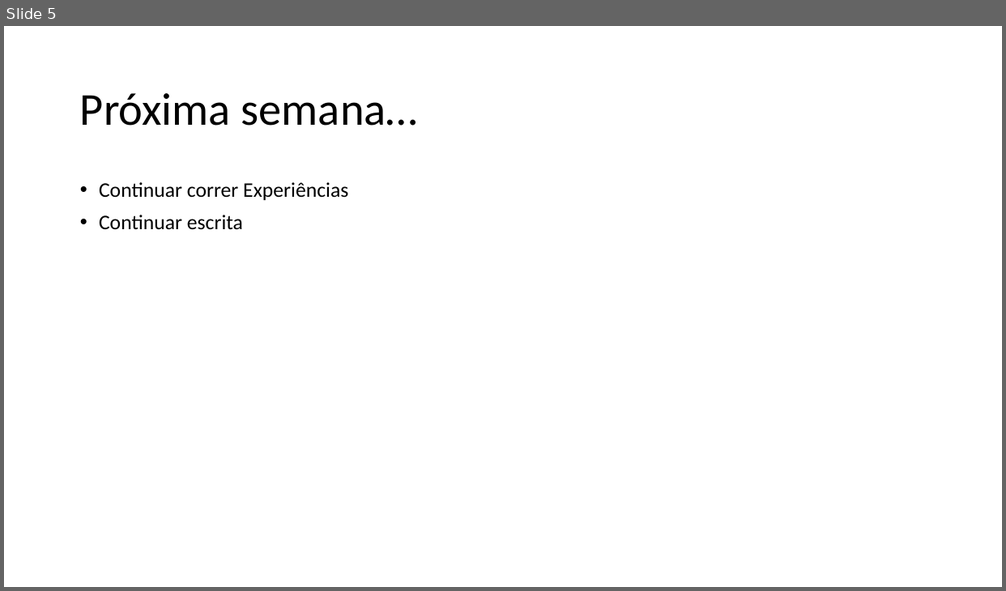
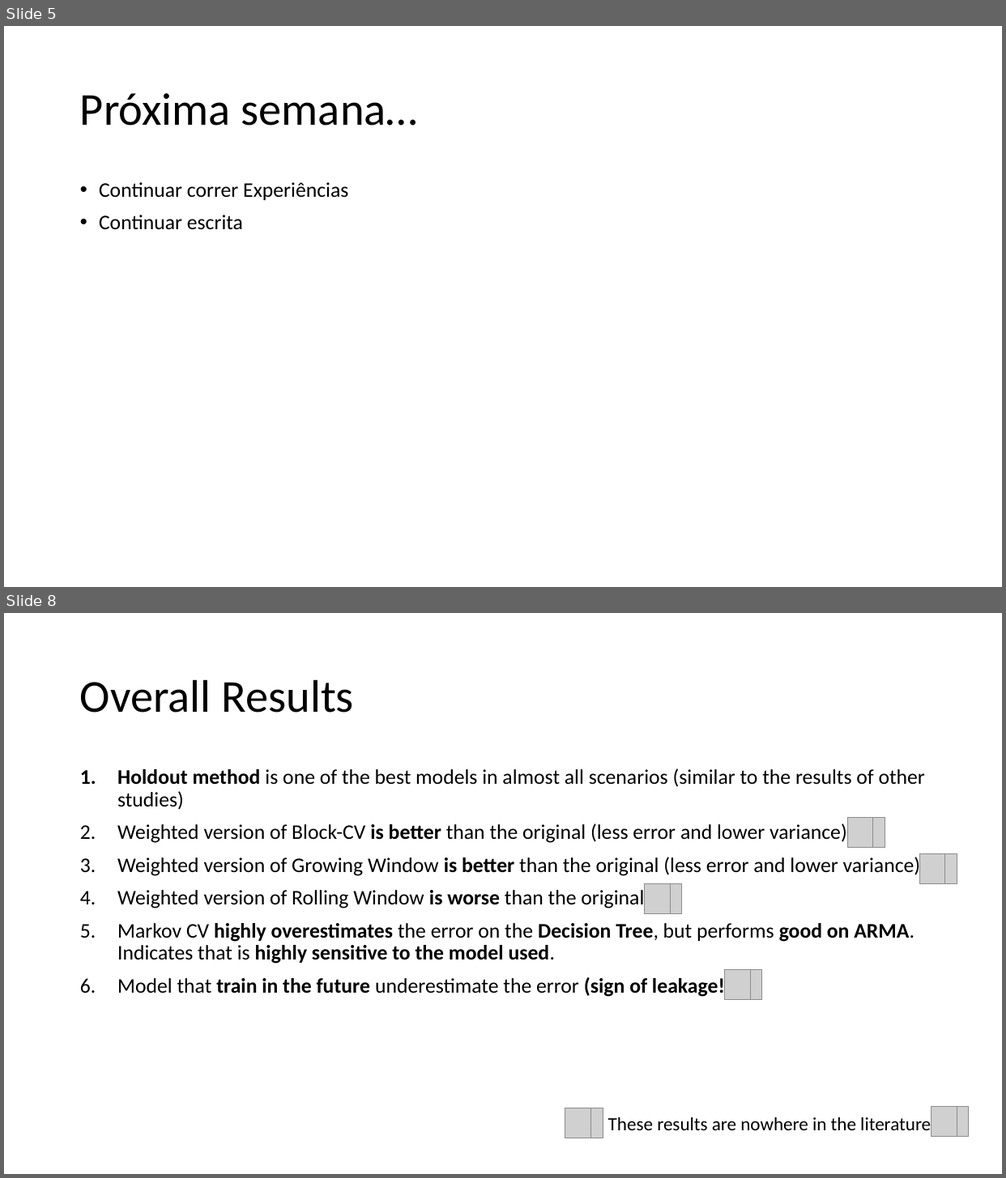
Before and after one commit to MiguelLoureiro98/timecave, a slide deck: papers/.ppt/TimeSeriesCV_26072024.pptx. Shown one above the other, each under a label of ours: slide 5 before the commit, slides 5 and 8 after it; the slides between them are not shown. The pictures are 1006x591 and 1006x1178 pixels, drawn with LibreOffice and Linux fonts; fonts in the diff are those of the drawing; grey boxes stand for pictures. Boxes give left, top, right and bottom in pixels: in the first picture for what was removed or moved away, otherwise in the second. Text is boxed around its words. In the diff, an @@ line names an element or a change of style, - is before the commit and + after.

```diff
--- a/papers/.ppt/TimeSeriesCV_26072024.pptx
+++ b/papers/.ppt/TimeSeriesCV_26072024.pptx
@@ slide 8 added at [4,613,1002,1174], background #FFFFFF @@
@@ title added at [80,679,354,713], 44 pt, text #000000 @@
+Overall Results
@@ text added at [117,769,925,998], 20 pt, text #000000 @@
+1. Holdout method is one of the best models in almost all scenarios (similar to the results of other studies)
+2. Weighted version of Block-CV is better than the original (less error and lower variance)
+3. Weighted version of Growing Window is better than the original (less error and lower variance)
+4. Weighted version of Rolling Window is worse than the original
+5. Markov CV highly overestimates the error on the Decision Tree, but performs good on ARMA. Indicates that is highly sensitive to the model used.
+6. Model that train in the future underestimate the error (sign of leakage!)
@@ picture added at [848,817,873,847] @@
@@ picture added at [859,817,885,847] @@
@@ picture added at [919,854,945,884] @@
@@ picture added at [931,854,957,884] @@
@@ picture added at [644,884,670,914] @@
@@ picture added at [656,884,681,914] @@
@@ picture added at [725,970,750,1000] @@
@@ picture added at [737,970,762,1000] @@
@@ picture added at [565,1109,591,1139] @@
@@ picture added at [577,1109,603,1139] @@
@@ text added at [608,1118,931,1131], 18 pt, text #000000 @@
+These results are nowhere in the literature
@@ picture added at [931,1107,957,1137] @@
@@ picture added at [944,1107,969,1137] @@
```
Also in this commit, not shown: 2 slides changed, 6 other slides added, 5 other files.
